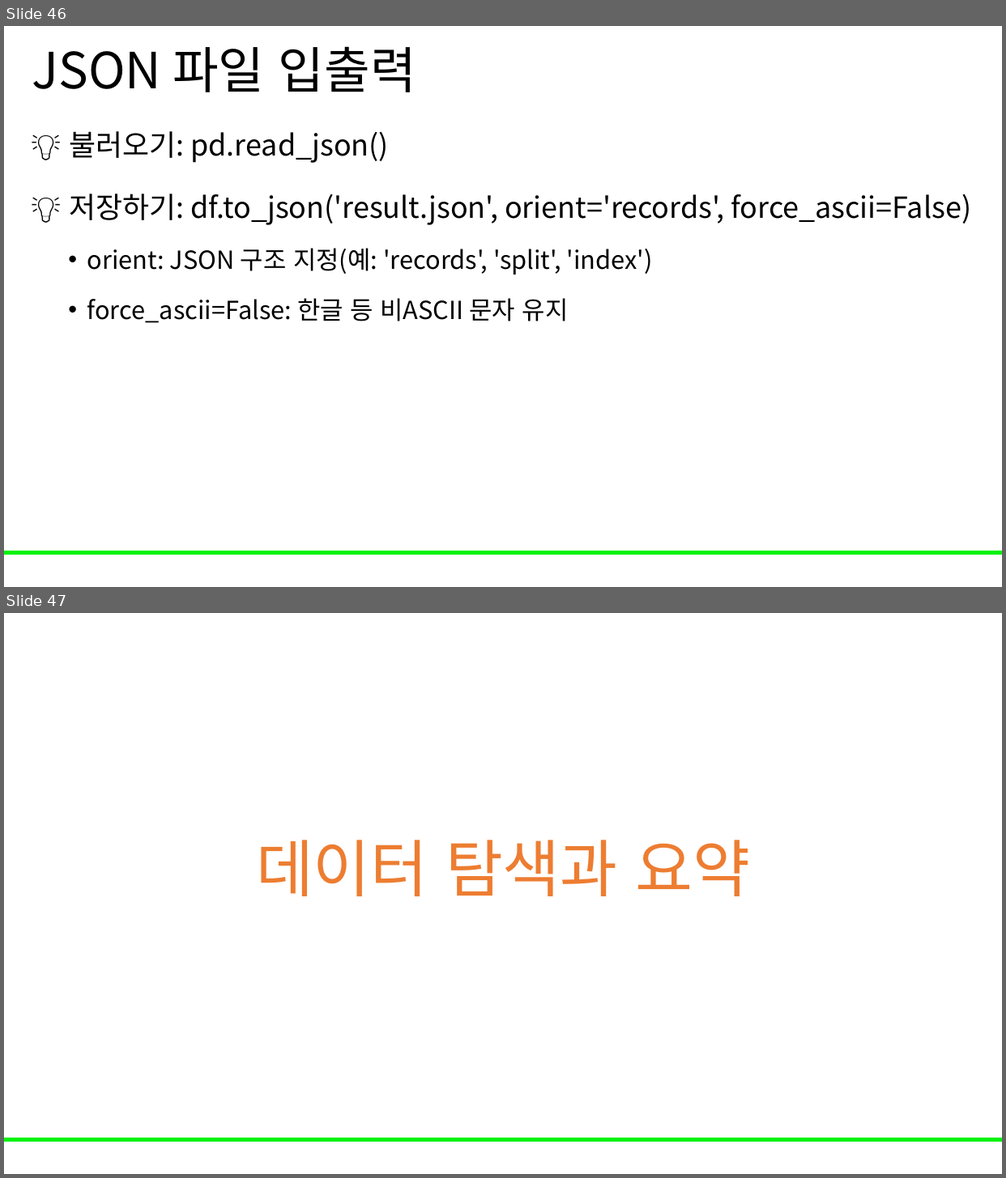
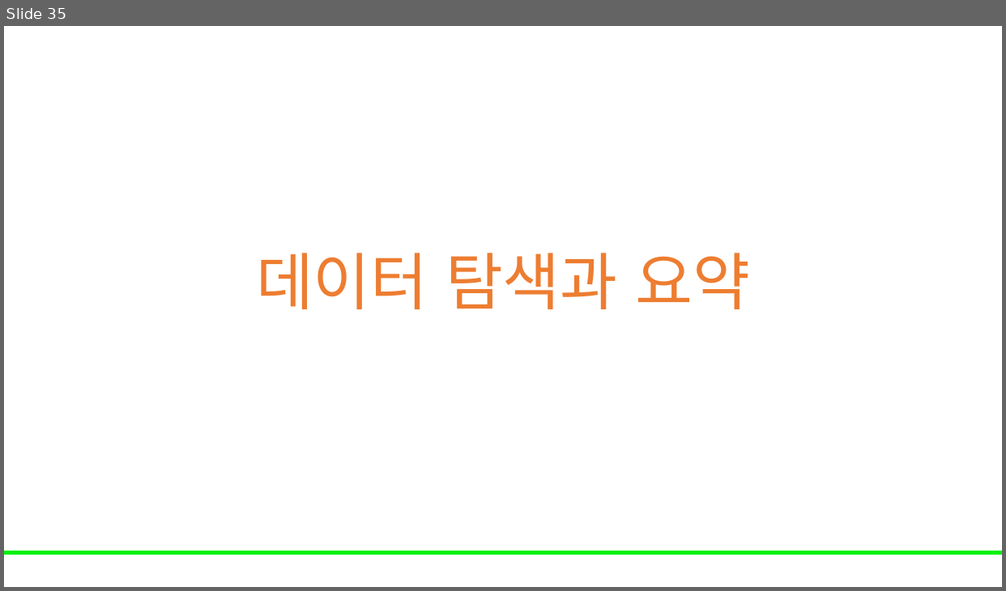
Before and after one commit to Leader-Lesson/KDT_RE_5th, a slide deck: material/3_데이터분석/04_pandas.pptx. Shown one above the other, each under a label of ours: slides 46 and 47 before the commit, slide 35 after it. The pictures are 1006x1178 and 1006x591 pixels, drawn with LibreOffice and Linux fonts; fonts in the diff are those of the drawing; background and template pictures are left out. Boxes give left, top, right and bottom in pixels: in the first picture for what was removed or moved away, otherwise in the second. Text is boxed around its words. In the diff, an @@ line names an element or a change of style, - is before the commit and + after.

```diff
--- a/material/3_데이터분석/04_pandas.pptx
+++ b/material/3_데이터분석/04_pandas.pptx
@@ slide 46 removed at (4, 26, 1002, 587), background #FFFFFF; not listed: 1 template element that a slide beside it also shows @@
@@ title removed at (32, 46, 416, 92) @@
-JSON 파일 입출력
@@ text removed at (69, 131, 972, 323) @@
-💡 불러오기: pd.read_json()
-💡 저장하기: df.to_json('result.json', orient='records', force_ascii=False)
-  • orient: JSON 구조 지정(예: 'records', 'split', 'index')
-  • force_ascii=False: 한글 등 비ASCII 문자 유지
@@ what was slide 47 is now slide 35 @@
```
Also in this commit, not shown: 13 slides changed, 11 other slides removed, 2 other files.
